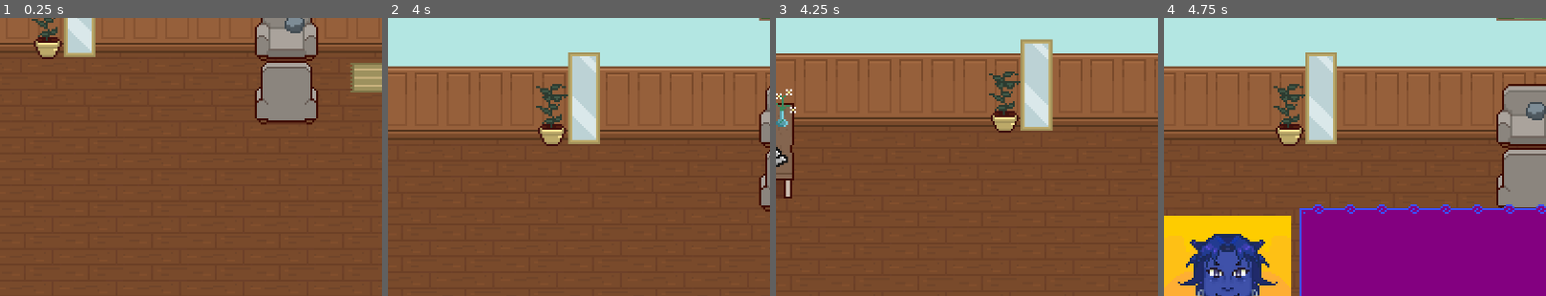
Above: before the commit, frames 1-4 (left to right).
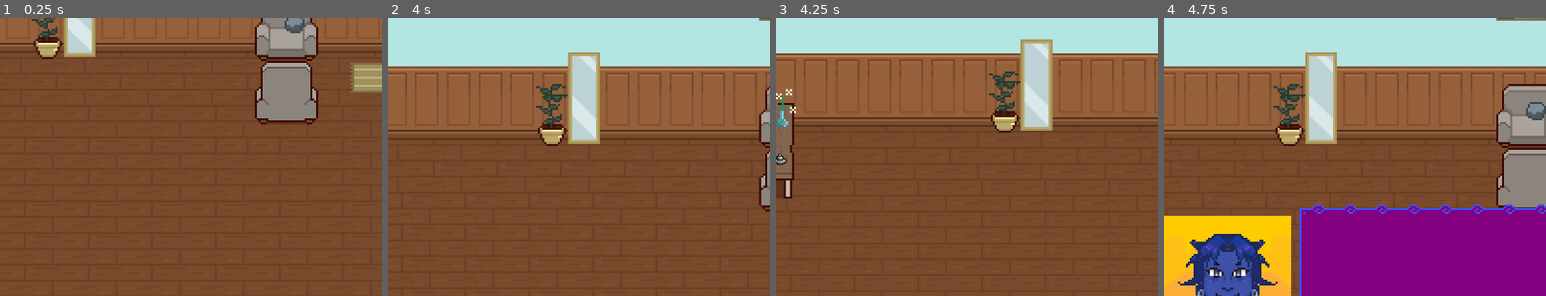
Above: after the commit, the same moments.

Repository: nisaturk/mirrorfixer-prototype
Game: Godot game, scene res://scenes/game.tscn
Same seed, same stepped clock (60 frames per second), same inputs: the game is played once before the commit and once after it.
Inputs (mouse positions are % of the whole screen's width and height, from its top left):
- Up to frame 1 (0.25 s): no input
- Up to frame 2 (4 s): move the mouse to (45, 70) at 0.52 s; hold E (interact) 0.53-1.28 s; hold Right (move_right) 0.53-2.03 s; click (45, 70) at 0.67 s; tap Up (jump) at 0.77, 1.52, 3.02, 3.77 s; move the mouse to (80, 65) at 1.27 s; tap E (interact) at 1.35, 2.85 s; click (80, 65) at 1.42 s; move the mouse to (20, 35) at 2.02 s; hold E (interact) 2.03-2.78 s; hold Left (move_left) from 2.03 s (still down); click (20, 35) at 2.17 s; move the mouse to (55, 50) at 2.77 s; click (55, 50) at 2.92 s; move the mouse to (35, 25) at 3.52 s; hold E (interact) from 3.53 s (still down); click (35, 25) at 3.67 s
- Up to frame 3 (4.25 s): keep holding Left (move_left); keep holding E (interact)
- Up to frame 4 (4.75 s): move the mouse to (72, 45) at 4.27 s; release Left (move_left) at 4.28 s; release E (interact) at 4.28 s; hold Right (move_right) from 4.28 s (still down); tap E (interact) at 4.35 s; click (72, 45) at 4.42 s; tap Up (jump) at 4.52 s
The pictures show only the part of the screen within x 0-50%, y 39-89%; the shares and areas given below are measured in that part.

Frames 1-2 are identical in both runs. In frame 3, 0.1% of the frame differs, in the area x 0-4%, y 46-54%; in frame 4, nothing differs.

Commit message:
shard is born!

Diff:
--- a/dialogue/dialogue-prototype.json
+++ b/dialogue/dialogue-prototype.json
@@ -30,15 +30,19 @@
 	"text": "I don't remember being here.",
 	"next_id": "end"
   },
-
-  "reception": {
+  "shard": {
 	"type": "line",
-	"text": "Oh, here's a bell.",
-	"next_id": "reception_1"
+	"text": "What's this shiny thing?",
+	"next_id": "shard_1"
   },
-  "reception_1": {
+  "shard_1": {
 	"type": "line",
-	"text": "Maybe I should ring it?",
+	"text": "A shard? But this mirror isn't broken?",
+	"next_id": "shard_3"
+  },
+  "shard_3": {
+	"type": "line",
+	"text": "Interesting...",
 	"next_id": "end"
   },
 
--- a/scenes/bell.tscn
+++ b/scenes/bell.tscn
@@ -5,8 +5,8 @@
 [ext_resource type="Texture2D" uid="uid://c03fapssxthge" path="res://assets/sprites/interior/bell/bell-pressed.png" id="3_c5yny"]
 [ext_resource type="Texture2D" uid="uid://go5wucntiyvl" path="res://assets/sprites/interior/bell/bell-still.png" id="4_8g6tv"]
 
-[sub_resource type="CircleShape2D" id="CircleShape2D_sdw5a"]
-radius = 20.0
+[sub_resource type="RectangleShape2D" id="RectangleShape2D_sdw5a"]
+size = Vector2(16.78683, 20)
 
 [sub_resource type="SpriteFrames" id="SpriteFrames_e52fn"]
 animations = [{
@@ -29,7 +29,9 @@
 script = ExtResource("1_j7vni")
 
 [node name="CollisionShape2D" type="CollisionShape2D" parent="."]
-shape = SubResource("CircleShape2D_sdw5a")
+position = Vector2(11.449188, 0)
+scale = Vector2(2.2101624, -0.5612256)
+shape = SubResource("RectangleShape2D_sdw5a")
 
 [node name="AudioStreamPlayer2D" type="AudioStreamPlayer2D" parent="."]
 stream = ExtResource("2_sdw5a")
--- a/scenes/game.tscn
+++ b/scenes/game.tscn
@@ -3115,16 +3115,17 @@
 [node name="IAAreas" type="Node2D" parent="."]
 position = Vector2(5, -35)
 
-[node name="InteractableObjectMirror" parent="IAAreas" instance=ExtResource("11_kvpfn")]
+[node name="IAsofa" parent="IAAreas" instance=ExtResource("11_kvpfn")]
 visible = false
 position = Vector2(20, 0)
 
-[node name="InteractableObjectSofa" parent="IAAreas" instance=ExtResource("11_kvpfn")]
+[node name="IAmirror" parent="IAAreas" instance=ExtResource("11_kvpfn")]
 visible = false
 position = Vector2(129, 31)
 dialogue_id = "sofa"
 
 [node name="Bell" parent="." instance=ExtResource("8_gee14")]
-position = Vector2(-76, 26)
+position = Vector2(-73, 28)
+scale = Vector2(0.5, 0.5)
 
 [connection signal="bell_rung" from="Bell" to="MissManager" method="_on_bell_bell_rung"]
--- /dev/null
+++ b/scenes/shard.tscn
@@ -0,0 +1,22 @@
+[gd_scene load_steps=5 format=3 uid="uid://cnmhg1unk4m10"]
+
+[ext_resource type="Texture2D" uid="uid://bh36pfi11j3li" path="res://assets/sprites/interior/shard.png" id="1_pmddc"]
+[ext_resource type="Script" uid="uid://cp17fbwl2ejfo" path="res://scripts/shard.gd" id="1_ua2y8"]
+[ext_resource type="AudioStream" uid="uid://tk8ni3boah2r" path="res://assets/audio/reception-bell-14620.mp3" id="2_x0ayr"]
+
+[sub_resource type="CircleShape2D" id="CircleShape2D_ua2y8"]
+radius = 11.0
+
+[node name="shard" type="Area2D"]
+script = ExtResource("1_ua2y8")
+
+[node name="CollisionShape2D" type="CollisionShape2D" parent="."]
+shape = SubResource("CircleShape2D_ua2y8")
+
+[node name="Sprite2D" type="Sprite2D" parent="."]
+texture = ExtResource("1_pmddc")
+
+[node name="AudioStreamPlayer2D" type="AudioStreamPlayer2D" parent="."]
+stream = ExtResource("2_x0ayr")
+
+[connection signal="shard_collected" from="." to="." method="_on_shard_collected"]
--- a/scripts/DialogueData.gd
+++ b/scripts/DialogueData.gd
@@ -19,7 +19,6 @@
 # function to get a dialogue node (object) for an ID
 func get_dialogue_node(id: String):
 	if dialogue_data.has(id):
-		# returns the dialogue object like {"type": "line", "text": "..."}
 		return dialogue_data[id]
 	else:
 		print("ERROR: No dialogue found for ID: " + id)
--- a/scripts/DialogueUI.gd
+++ b/scripts/DialogueUI.gd
@@ -1,16 +1,17 @@
 extends CanvasLayer
+
+const portrait_map = { # new portrait library hehe
+	"IAAreas": "res://assets/ui/portraits/thep-idle.png",
+	"MissManager": "res://assets/ui/portraits/missmanager-idle.png"}
 
 @onready var portrait_box = $MainLayout/PortraitBox
 @onready var portrait_texture = $MainLayout/PortraitBox/PortraitTexture
 @onready var dialogue_label = $MainLayout/ContentBox/MainLayoutContainer/MarginContainer/DialogueLabel
 @onready var choice_container = $MainLayout/ContentBox/MainLayoutContainer/ChoiceContainer
 
-const portrait_map = { # new portrait library hehe
-	"IAAreas": "res://assets/ui/portraits/thep-idle.png",
-	"MissManager": "res://assets/ui/portraits/missmanager-idle.png"}
-
 var current_caller = null
 var current_node_id: String = ""
+
 
 func _ready():
 	hide_box()
@@ -36,8 +37,8 @@
 
 	if node_data["type"] == "line":
 		dialogue_label.show()
+		dialogue_label.text = node_data.get("text", "...")
 		choice_container.hide()
-		dialogue_label.text = node_data.get("text", "...")
 
 	elif node_data["type"] == "choice":
 		dialogue_label.show()
@@ -76,23 +77,21 @@
 	visible = false
 	current_caller = ""
 	current_node_id = ""
-	portrait_box.hide() # new line for portraits
+	portrait_box.hide() # hide the portraits
 	# clear buttons when hiding
 	for button in choice_container.get_children():
 		button.queue_free()
 
 func _input(event):
-	# do if the dialogue box is visible
 	if not visible:
 		return
 
-	# get the data for our current node
 	var node_data = DialogueData.get_dialogue_node(current_node_id)
 	if not node_data:
 		return
 
-	# only advance on "interact" if it's a "line" node.
-	# choices are handled by their buttons.
+	# only advance on "interact" if it's a "line" node
+	# choices are handled by the buttons above
 	if node_data["type"] == "line" and Input.is_action_just_pressed("interact"):
 		get_viewport().set_input_as_handled()
 		# get the next ID and process it
--- a/scripts/bell.gd
+++ b/scripts/bell.gd
@@ -19,10 +19,8 @@
 	if ui and ui.visible:
 		return
 
-	if event.is_action_pressed("interact") \
-	or (event is InputEventMouseButton and event.button_index == MOUSE_BUTTON_LEFT and event.pressed):
+	if event.is_action_pressed("interact"):
 		ring_bell()
-
 		get_viewport().set_input_as_handled() # consume input so it wont keep ringin
 
 func ring_bell():
@@ -31,11 +29,11 @@
 	$AnimatedSprite2D.frame = 0
 	$AnimatedSprite2D.play("ring")
 
-	if $AudioStreamPlayer2D.playing:
+	if $AudioStreamPlayer2D.playing: # so the bell sounds wont overlap
 		$AudioStreamPlayer2D.stop()
 	$AudioStreamPlayer2D.play()
 
-	print("Bell rung! Count:", ring_count)
+	#print("Bell rung! Count:", ring_count)
 
 func _on_body_entered(body: Node2D) -> void:
 	if body.name == "Player":
--- a/scripts/miss_manager.gd
+++ b/scripts/miss_manager.gd
@@ -10,12 +10,12 @@
 func _ready():
 	position = start_pos
 	visible = false
-	animated_sprite.play("idle")  # start in idle animation
 
 func appear():
 	visible = true
 	active = true
-	print("Miss Manager is coming!")
+	animated_sprite.play("idle") # start in idle animation
+	#print("Miss Manager is coming!")
 
 	var game_scene = get_parent()
 	if game_scene:
--- a/scripts/player.gd
+++ b/scripts/player.gd
@@ -54,10 +54,8 @@
 
 	# check if the list is NOT empty, if interact is pressed, and if UI is hidden
 	if not nearby_interactables.is_empty() and event.is_action_pressed("interact") and not is_ui_visible:
-
 		# new logic for priority
 		var best_interactable = nearby_interactables[0]
-
 		# if there's more than one, loop through and find the one with the highest priority
 		if nearby_interactables.size() > 1:
 			for i in range(1, nearby_interactables.size()):
--- /dev/null
+++ b/scripts/shard.gd
@@ -0,0 +1,37 @@
+#extends Area2D
+#
+#signal shard_collected(bool)
+#var player_in_range: bool = false
+#
+#func _ready():
+	#pass
+	#
+#func _input(event):
+	#if not player_in_range:
+		#return
+#
+	#var ui = $"/root/Game/GameUI"
+	#if ui and ui.visible:
+		#return
+#
+	#if event.is_action_pressed("interact"):
+		#collect_shard()
+		#get_viewport().set_input_as_handled() # consume input so it wont keep ringin
+#
+#func collect_shard():
+	#emit_signal("shard_collected")
+#
+	#if $AudioStreamPlayer2D.playing: # so the shard sounds wont overlap
+		#$AudioStreamPlayer2D.stop()
+	#$AudioStreamPlayer2D.play()
+#
+#func _on_body_entered(body: Node2D) -> void:
+	#if body.name == "Player":
+		#player_in_range = true
+#
+#func _on_body_exited(body: Node2D) -> void:
+	#if body.name == "Player":
+		#player_in_range = false
+#
+#func _on_shard_collected(count: Variant) -> void:
+	#pass # Replace with function body.
Binary file added: assets/sprites/interior/shard.png
Not shown, added: scripts/shard.gd.uid
Not shown, added: assets/audio/shine-5-268908.mp3
